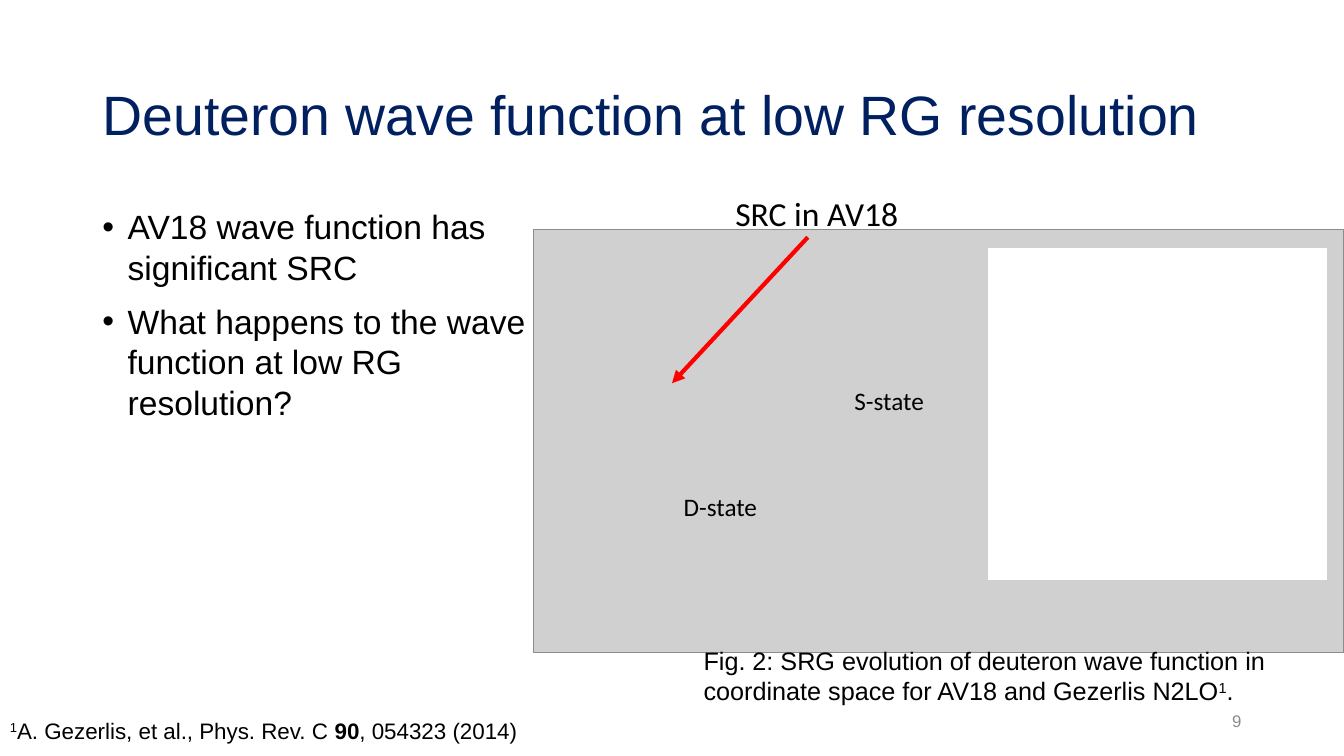
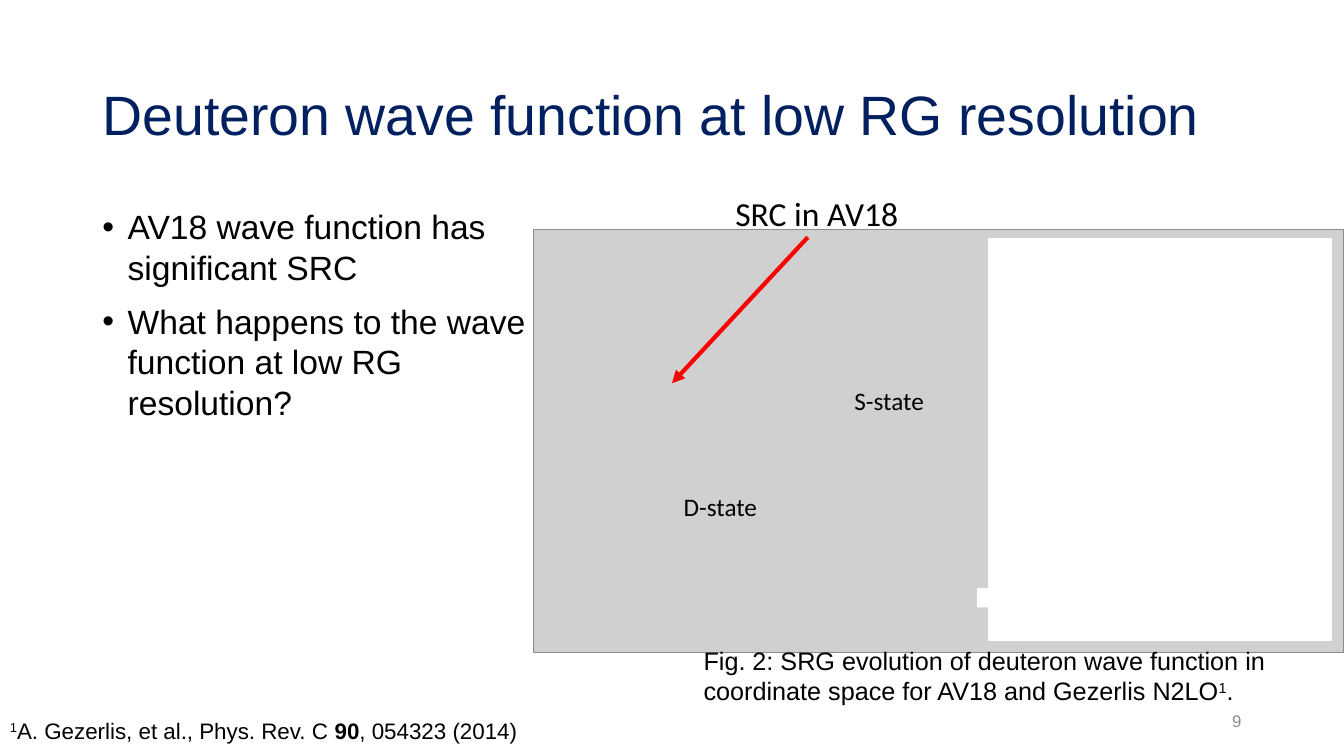
Before and after one commit to tropiano4/tropiano-srg, a slide deck: slide 9 of Presentations/DNP_October2020/tropiano_dnp_october2020.pptx. Drawn at 1344x756 pixels with LibreOffice and Linux fonts; fonts in the diff are those of the drawing; grey boxes stand for pictures. Boxes give left, top, right and bottom in pixels: in the first picture for what was removed or moved away, otherwise in the second. Text is boxed around its words. In the diff, an @@ line names an element or a change of style, - is before the commit and + after.

```diff
--- a/Presentations/DNP_October2020/tropiano_dnp_october2020.pptx
+++ b/Presentations/DNP_October2020/tropiano_dnp_october2020.pptx
@@ rectangle: place and size @@
-rectangle at [989, 249, 1327, 580]
+rectangle at [989, 239, 1332, 640]
@@ rectangle added at [977, 588, 1000, 607], fill #FFFFFF @@
```
Also in this commit, not shown: 1 other file.
